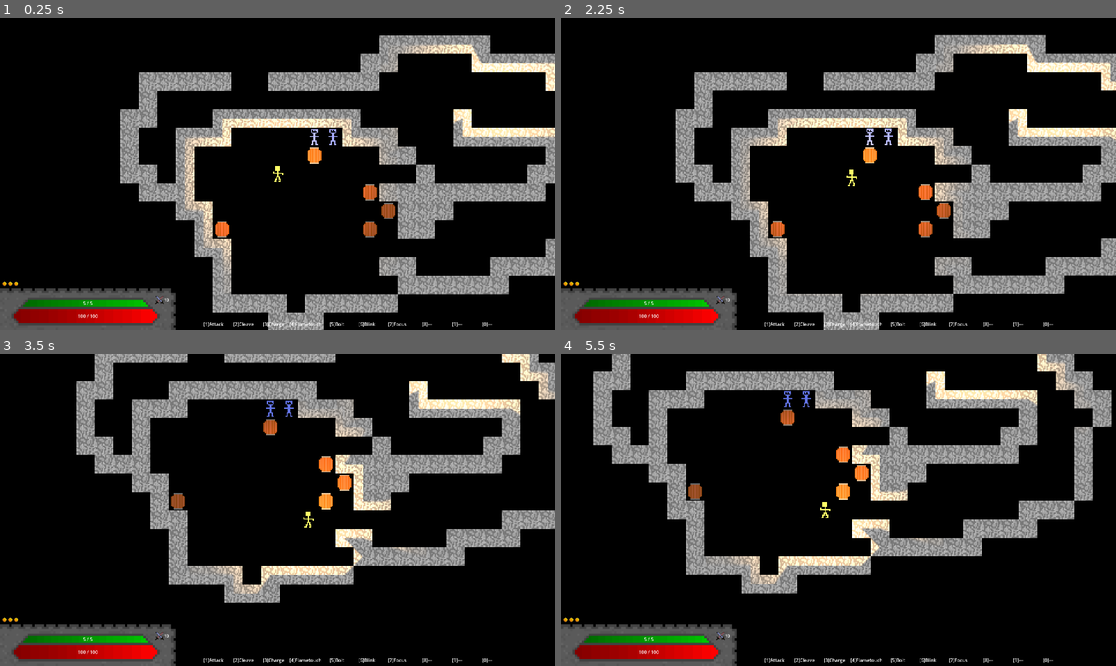
Above: before the commit, frames 1-4 (two rows, left to right).
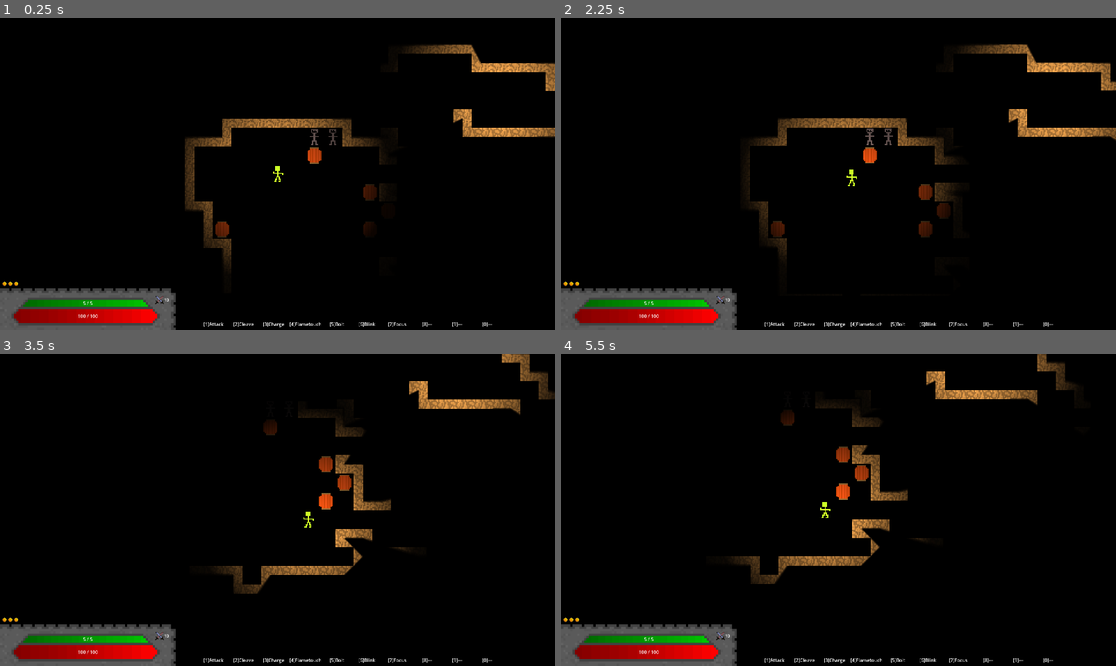
Above: after the commit, the same moments.

Repository: E-Rodowicz/Project-Fantasy
Game: Godot game, scene res://scenes/levels/world.tscn
Two runs of this game, one before a commit and one after it. Both use one fixed random seed, a clock stepped at 60 frames per second and the inputs below. This scene is started directly instead of the project's main scene.
Inputs:
- Up to frame 1 (0.25 s): no input
- Up to frame 2 (2.25 s): tap Enter at 0.5 s; hold Right (ui_right) 0.53-1.25 s; hold E (interact) 0.53-1.25 s; click "Iron Sword" at 1.25 s; tap Space (precise_move) at 2 s; hold Down (ui_down) from 2.03 s (still down); tap 0 (ability_0) at 2.1 s
- Up to frame 3 (3.5 s): tap E (interact) at 2.3 s; release Down (ui_down) at 2.78 s; hold Right (ui_right) from 2.78 s (still down); hold E (interact) from 2.78 s (still down); tap 1 (ability_1) at 2.85 s
- Up to frame 4 (5.5 s): release Right (ui_right) at 3.53 s; release E (interact) at 3.53 s; hold Up (ui_up) 3.53-4.28 s; tap 2 (ability_2) at 3.6 s; tap E (interact) at 3.8, 5.3 s; hold E (interact) 4.28-5.03 s; hold Left (ui_left) from 4.28 s (still down); tap 3 (ability_3) at 4.35 s; tap 4 (ability_4) at 5.1 s

The runs differ from the first frame. In frame 1, 22% of the frame differs, in the area x 21-100%, y 5-100%; in frame 2, 22%, in the area x 20-100%, y 5-100%; in frame 3, 20%; in frame 4, 20%.

Commit message:
FInished + polished dialogue system
Refined JSON file use so that there are sections which choices will lead to instead of having to nest everything within itself. Added a pop out animation for highlighting and selecting choices. Added hotkey pressing in dialogue choices instead of only W and S navigation.

Diff:
--- a/data/dialogues/gary.json
+++ b/data/dialogues/gary.json
@@ -1,57 +1,5 @@
 {
 	"dialogues": [
-		{
-			"id": "gary_quest_complete",
-			"set_flags": [],
-			"conditions": ["imp_quest_completed"],
-			"pages": [
-				{
-					"speaker": "Gary",
-					"text": "You actually did it! Here's your coin, you madman."
-				}
-			]
-		},
-		{
-			"id": "gary_quest_accepted",
-			"conditions": ["imp_quest_accepted"],
-			"pages": [
-				{
-					"speaker": "Gary",
-					"text": "You still working on that imp? Hurry it up, I can hear him scratching around up there."
-				},
-				{
-					"speaker": "Gary",
-					"text": "Far, far too slow..."
-				}
-			]
-		},
-		{
-			"id": "gary_met",
-			"conditions": ["met_gary"],
-			"set_flags": [],
-			"pages": [
-				{
-					"speaker": "Gary",
-					"text": "So? Ye gonna get rid of that imp or what?"
-				},
-				{
-					"choices": [
-						{
-							"text": "I'll sort it out for you.",
-							"set_flags": ["imp_quest_accepted"]
-						},
-						{
-							"text": "Not my problem, mate.",
-							"set_flags": ["imp_quest_declined"]
-						},
-						{
-							"text": "Feck off!",
-							"set_flags": ["imp_quest_declined"]
-						}
-					]
-				}
-			]
-		},
 		{
 			"id": "gary_intro",
 			"conditions": [],
@@ -59,7 +7,7 @@
 			"pages": [
 				{
 					"speaker": "Gary",
-					"text": "Oi! You there! There's a bloody imp living in my attic and he won't budge. I'll pay good coin to whoever gets rid of him."
+					"text": "Oi! You there! There's a bloody imp living in my attic..."
 				},
 				{
 					"choices": [
@@ -71,19 +19,39 @@
 									"speaker": "Gary",
 									"text": "Brilliant!"
 								}
-							]
+							],
+							"goto": "gary_directions"
+						},
+						{
+							"text": "Fine, I'll handle it.",
+							"set_flags": ["imp_quest_accepted"],
+							"next_pages": [
+								{
+									"speaker": "Gary",
+									"text": "About time someone stepped up!"
+								}
+							],
+							"goto": "gary_directions"
 						},
 						{
 							"text": "Not my problem, mate.",
-							"set_flags": ["imp_quest_declined"]
-						},
-						{
-							"text": "Feck off!",
 							"set_flags": ["imp_quest_declined"]
 						}
 					]
 				}
 			]
 		}
-	]
+	],
+	"sections": {
+		"gary_directions": [
+			{
+				"speaker": "Gary",
+				"text": "Head up the stairs, door at the end of the hall."
+			},
+			{
+				"speaker": "Gary",
+				"text": "Watch yourself, the little bastard bites."
+			}
+		]
+	}
 }
--- a/scenes/gui/dialogue_box.gd
+++ b/scenes/gui/dialogue_box.gd
@@ -284,25 +284,41 @@
 			t.kill()
 	choice_tweens.clear()
 
+	for i in range(choice_labels.size()):
+		if i != index:
+			choice_labels[i].modulate = Color.WHITE
+			choice_labels[i].scale = Vector2(1.0, 1.0)
+
+	# This block finds the centre of the actual visible text. The Label node itself stretches the
+	# full width of its container, but the text string might only be 120px wide inside a 300px
+	# label. get_string_size measures the pixel width of the text using the label's font and font
+	# size. The pivot is then set to half that width horizontally and half the label height
+	# vertically which is the true centre of the text the player sees.
 	var font: Font = label.get_theme_font("font")
 	var font_size: int = label.get_theme_font_size("font_size")
 	var text_width: float = font.get_string_size(label.text, HORIZONTAL_ALIGNMENT_LEFT, -1, font_size).x
 	label.pivot_offset = Vector2(text_width / 2.0, label.size.y / 2.0)
 
 	var tween: Tween = create_tween()
+	# In parallel mode, every tween_property call starts at the same time rather than waiting for
+	# the previous one to finish.
 	tween.set_parallel(true)
 	tween.tween_property(label, "modulate", Color(2.0, 1.977, 0.0, 1.0), 0.1)
-	tween.tween_property(label, "scale", Vector2(1.02, 1.02), 0.08).set_ease(Tween.EASE_OUT).set_trans(Tween.TRANS_BACK)
+	tween.tween_property(label, "scale", Vector2(1.05, 1.05), 0.08).set_ease(Tween.EASE_OUT).set_trans(Tween.TRANS_BACK)
 
 	tween.chain()
 	tween.tween_interval(0.15)
 
+	# Waits for above to finish.
 	tween.chain()
+	# Parallel again.
 	tween.set_parallel(true)
 	tween.tween_property(label, "modulate", Color.WHITE, 0.12)
 	tween.tween_property(label, "scale", Vector2(1.0, 1.0), 0.15).set_ease(Tween.EASE_IN_OUT).set_trans(Tween.TRANS_SINE)
 
+
 	tween.chain()
+	# Actually continues with the choice confirmation.
 	tween.tween_callback(callback)
 
 # Loops through choices, making the picked option yellow, the other's white.
@@ -313,11 +329,19 @@
 	choice_tweens.clear()
 
 	for i in range(choice_labels.size()):
-		var tween: Tween = create_tween()
+		var label: Label = choice_labels[i]
+		var font: Font = label.get_theme_font("font")
+		var font_size: int = label.get_theme_font_size("font_size")
+		var text_width: float = font.get_string_size(label.text, HORIZONTAL_ALIGNMENT_LEFT, -1, font_size).x
+		label.pivot_offset = Vector2(text_width / 2.0, label.size.y / 2.0)
+
+		var tween: Tween = create_tween().set_parallel()
 		if i == selected_index:
-			tween.tween_property(choice_labels[i], "modulate", Color.YELLOW, 0.15)
+			tween.tween_property(label, "modulate", Color.YELLOW, 0.15)
+			tween.tween_property(label, "scale", Vector2(1.02, 1.02), 0.15).set_ease(Tween.EASE_OUT).set_trans(Tween.TRANS_SINE)
 		else:
-			tween.tween_property(choice_labels[i], "modulate", Color.WHITE, 0.15)
+			tween.tween_property(label, "modulate", Color.WHITE, 0.15)
+			tween.tween_property(label, "scale", Vector2(1.0, 1.0), 0.15).set_ease(Tween.EASE_OUT).set_trans(Tween.TRANS_SINE)
 		choice_tweens.append(tween)
 
 # Hides choices when normal dialogue is showing.
--- a/scenes/levels/world.tscn
+++ b/scenes/levels/world.tscn
@@ -270,7 +270,6 @@
 inventory = ["health_potion"]
 
 [node name="CanvasModulate" type="CanvasModulate" parent="." unique_id=1899601071]
-visible = false
 color = Color(0, 0, 0, 1)
 
 [node name="LightOccluder2D" type="LightOccluder2D" parent="." unique_id=1892095172]
--- a/scripts/autoloaders/DialogueManager.gd
+++ b/scripts/autoloaders/DialogueManager.gd
@@ -26,9 +26,11 @@
 var open_frame: int = -1
 # Cache for current dialogue.
 var dialogue_cache: Dictionary = {}
+
+var current_file_data: Dictionary = {}
+
 # All nodes pause when the dialogue is open. This makes sure that the DialogueManager is always
 # running.
-
 func _ready() -> void:
 	process_mode = Node.PROCESS_MODE_ALWAYS
 
@@ -65,7 +67,8 @@
 				break
 
 		if all_met:
-			return entry
+			current_file_data = file_data
+			return entry.duplicate(true)
 
 	push_error("No matching dialogue found in: " + file_name)
 	return {}
@@ -130,6 +133,20 @@
 		if event.is_action_pressed("ui_down") and not event.is_echo():
 			_navigate_choice(1)
 
+	# System for using 1, 2, 3, etc, for picking dialogue choices instead of navigating and pressing
+	# interact.
+	if in_choices and not dialogue_box.is_confirming:
+		if event is InputEventKey and event.pressed and not event.is_echo():
+			var choices: Array = current_dialogue["pages"][current_page]["choices"]
+			# i start at 0, so when you add it to KEY 1, you get the appropraite key number with the
+			# loop.
+			for i in range(choices.size()):
+				if event.keycode == KEY_1 + i:
+					current_choice = i
+					dialogue_box.update_selection(current_choice)
+					dialogue_box.glow_choice(current_choice, _confirm_choice)
+					break
+
 # Advances a page forward. If there is no next page, closes dialogue.
 func _advance() -> void:
 	if dialogue_box and dialogue_box.has_overflow:
@@ -155,30 +172,39 @@
 
 # This is what happens when you confirm a choice.
 func _confirm_choice() -> void:
-	# This is big, but bascially its nested. It gets the current_dialogue dictionary, then finds
-	# the pages, then gets one specific page from the pages, then gets the choices from that page,
-	# and finally gets one specific choice from those choices.
 	var choice = current_dialogue["pages"][current_page]["choices"][current_choice]
 
 	var flags_to_set: Array = choice.get("set_flags", [])
 	for flag in flags_to_set:
 		PlayerData.set_flag(flag)
 
-	# If choice leads to more pages, it shows them.
 	if choice.has("next_pages"):
-		current_dialogue["pages"] = choice["next_pages"]
+		var pages: Array = choice["next_pages"].duplicate(true)
+
+		if choice.has("goto"):
+			var section_id: String = choice["goto"]
+			var sections: Dictionary = current_file_data.get("sections", {})
+			if sections.has(section_id):
+				pages.append_array(sections[section_id])
+			else:
+				push_error("Section not found: " + section_id)
+
+		current_dialogue["pages"] = pages
 		current_page = 0
 		in_choices = false
 		_show_current_page()
-	else:
-		# When a player picks a dialogue choice, something needs to happen in the game world as a
-		# result. A quest starts, an item is given etc. Rather than the dialogue system knowing
-		# about every possible quest and item in the game, it just stores a string like
-		# "accept_imp_quest" and fires it to _fire_callback, which then handles what that string
-		# actually means. It keeps the dialogue system ignorant of game logic. In this case, its
-		# for accepting or declining quests.
-		if choice.has("callback"):
-			_fire_callback(choice["callback"])
+	elif choice.has("goto"):
+		var section_id: String = choice["goto"]
+		var sections: Dictionary = current_file_data.get("sections", {})
+		if sections.has(section_id):
+			current_dialogue["pages"] = sections[section_id].duplicate(true)
+			current_page = 0
+			in_choices = false
+			_show_current_page()
+		else:
+			push_error("Section not found: " + section_id)
+			close_dialogue()
+	else:
 		close_dialogue()
 
 # Reads the current page and decides what to display. If the page has choices, switches to choice
